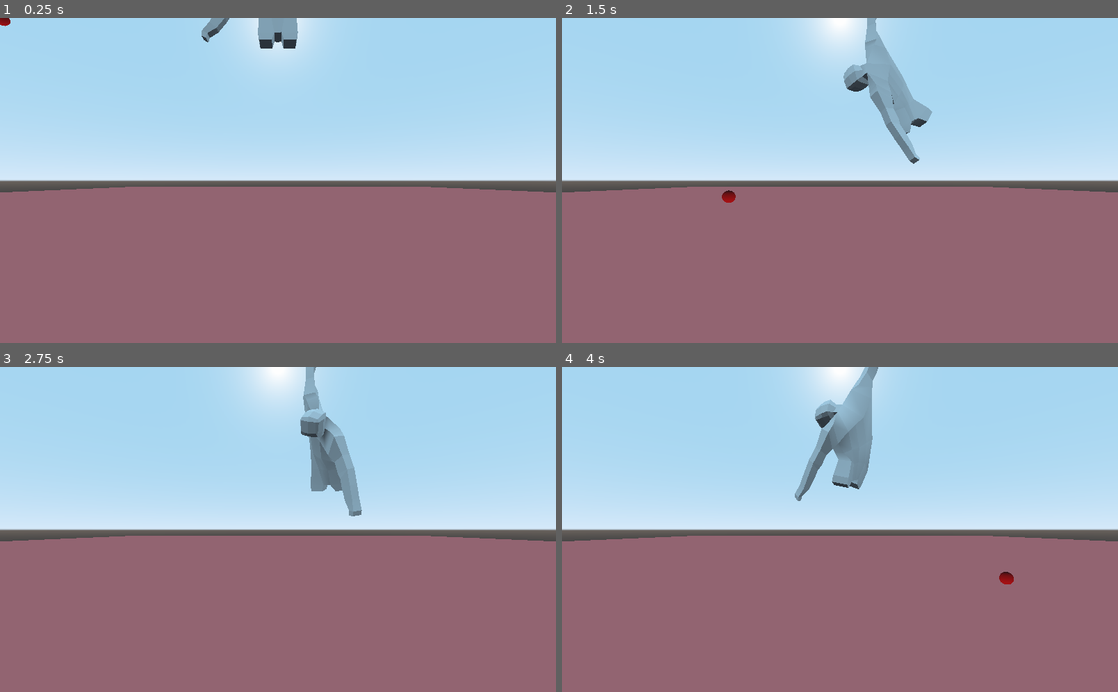
Above: before the commit, frames 1-4 (two rows, left to right).
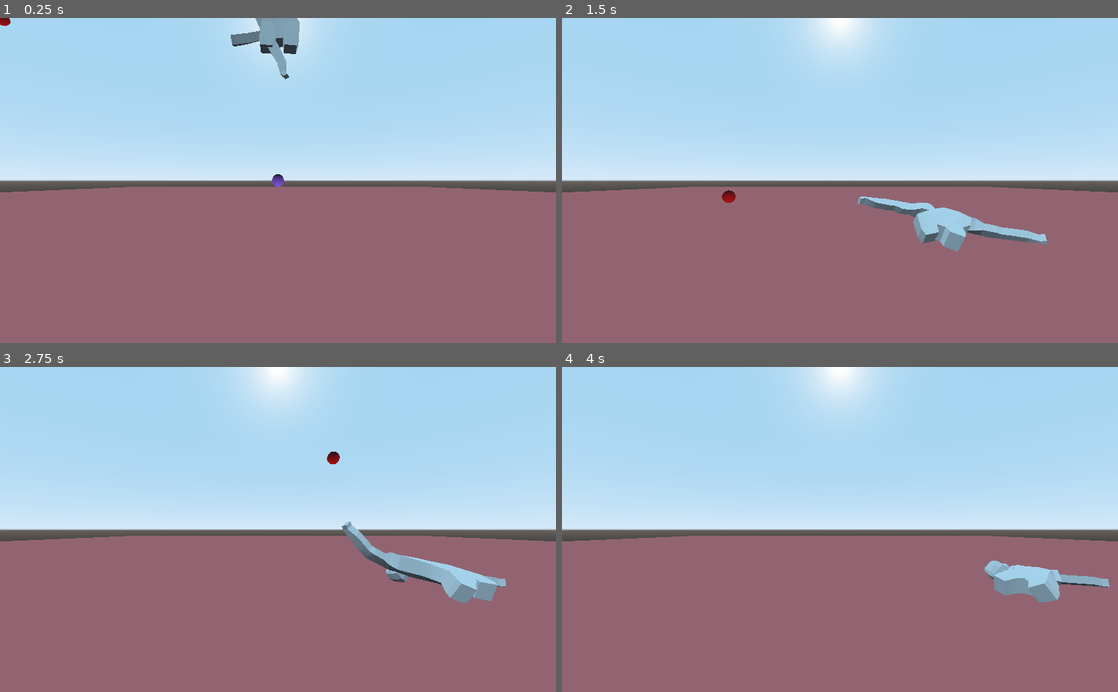
Above: after the commit, the same moments.

Repository: jitspoe/legless
Game: Godot game, scene res://MainScene.tscn
Same seed, same stepped clock (60 frames per second), same inputs: the game is played once before the commit and once after it.
Inputs (mouse positions are in pixels of both pictures, inside the frame that each line leads up to):
- Up to frame 1 (0.25 s): no input
- Up to frame 2 (1.5 s): tap Enter at 0.5 s; move the mouse to (962, 164) at 0.52 s; hold D (move_left_target_right, bound only after the commit) 0.53-1.28 s; click (962, 164) at 0.6 s; move the mouse to (728, 196) at 1.27 s; hold S (move_left_target_down, bound only after the commit) from 1.28 s (still down); click (728, 196) at 1.35 s
- Up to frame 3 (2.75 s): move the mouse to (333, 458) at 2.02 s; release S (move_left_target_down, bound only after the commit) at 2.03 s; hold D (move_left_target_right, bound only after the commit) from 2.03 s (still down); click (333, 458) at 2.1 s
- Up to frame 4 (4 s): move the mouse to (812, 594) at 2.77 s; release D (move_left_target_right, bound only after the commit) at 2.78 s; hold W (move_left_target_up, bound only after the commit) 2.78-3.53 s; click (812, 594) at 2.85 s; move the mouse to (1006, 578) at 3.52 s; hold S (move_left_target_down, bound only after the commit) from 3.53 s (still down); click (1006, 578) at 3.6 s

The runs differ from the first frame. In frame 1, 0.8% of the frame differs, in the area x 36-54%, y 0-52%; in frame 2, 4.4%, in the area x 50-88%, y 0-72%; in frame 3, 4.1%; in frame 4, 4.2%.

Commit message:
Bleh.  Seems I can't use motors, so this might be as far as I go with the ragdoll approach.

Diff:
--- a/Legless_godot/Global.gd
+++ b/Legless_godot/Global.gd
@@ -1 +1,48 @@
 extends Node
+
+var ControllerDevice := 0
+var ControllerDeadzone := 0.8
+
+
+func joy_past_deadzone(joy_val : Vector2, axis_sign : float) -> bool:
+	var length := joy_val.length()
+	if (length > ControllerDeadzone):
+		var axis_positive := joy_val.x * axis_sign
+		var deadzone := (joy_val.normalized() * ControllerDeadzone).x  # Circular deadzone
+		var wedge_deadzone := 0.4142135623730950488016887242097 * abs(joy_val.y) # 1 / tan(3/4 90 degrees).  The slope of 1/8 of a circle
+		if (wedge_deadzone > deadzone):
+			deadzone = wedge_deadzone
+		if (axis_positive > deadzone):
+			return true
+	return false
+
+
+func is_pressed(action : String) -> bool:
+	var is_pressed := false
+	for event in InputMap.get_action_list(action):
+		if event is InputEventKey:
+			is_pressed = Input.is_key_pressed(event.scancode)
+		elif event is InputEventJoypadButton:
+			is_pressed = Input.is_joy_button_pressed(event.device, event.button_index)
+		elif event is InputEventMouseButton:
+			is_pressed = Input.is_mouse_button_pressed(event.button_index)
+		elif event is InputEventJoypadMotion:
+			var axis : int = event.axis
+			var axis_sign := sign(event.axis_value)
+			var axis_val := Input.get_joy_axis(ControllerDevice, event.axis)# * axis_sign
+			var perpendicular_axis_val := 0.0
+			if (axis == JOY_ANALOG_LX):
+				perpendicular_axis_val = Input.get_joy_axis(ControllerDevice, JOY_ANALOG_LY)
+			elif (axis == JOY_ANALOG_LY):
+				perpendicular_axis_val = Input.get_joy_axis(ControllerDevice, JOY_ANALOG_LX)
+			elif (axis == JOY_ANALOG_RX):
+				perpendicular_axis_val = Input.get_joy_axis(ControllerDevice, JOY_ANALOG_RY)
+			elif (axis == JOY_ANALOG_RY):
+				perpendicular_axis_val = Input.get_joy_axis(ControllerDevice, JOY_ANALOG_RX)
+			var value_2d := Vector2(axis_val, perpendicular_axis_val)
+			is_pressed = joy_past_deadzone(value_2d, axis_sign)
+		else:
+			continue
+		if is_pressed:
+			return true
+	return false
--- a/Legless_godot/MainScene.gd
+++ b/Legless_godot/MainScene.gd
@@ -1,14 +1,45 @@
 extends Spatial
 
 var RightHandTarget : Vector3
-onready var RightHandPhysicsBone : PhysicalBone = $"legless_man1/Armature/Skeleton/Physical Bone handR"
+onready var RightHandPhysicalBone : PhysicalBone = $"legless_man1/Armature/Skeleton/Physical Bone handR"
+onready var LeftHandPhysicalBone : PhysicalBone = $"legless_man1/Armature/Skeleton/Physical Bone handL"
+onready var RightLowerArmPhysicalBone : PhysicalBone = $"legless_man1/Armature/Skeleton/Physical Bone arm_lowerR"
+onready var LeftLowerArmPhysicalBone : PhysicalBone = $"legless_man1/Armature/Skeleton/Physical Bone arm_lowerL"
+const HAND_MOVE_IMPULSE := 1.0
+const HAND_TARGET_ACCEL := 10.0
+const MAX_TARGET_OFFSET := 5.0
+var LeftHandRelativeToCamera : Vector3
+const HAND_TARGET_SPEED := 5.0
+
 
 func _ready():
+	print(RightLowerArmPhysicalBone.get_property_list())
 	pass
 
 
-func _physics_process(_delta : float):
+func _physics_process(delta : float):
 	var MousePos := get_viewport().get_mouse_position()
 	var ViewportCam := get_viewport().get_camera()
-	var MousePosition3D := ViewportCam.project_position(MousePos, ViewportCam.global_transform.origin.z)
+	var CameraPos := ViewportCam.global_transform.origin
+	var MousePosition3D := ViewportCam.project_position(MousePos, CameraPos.z)
 	$DebugRightHand.global_transform.origin = MousePosition3D
+	MoveHandTowardTarget(RightHandPhysicalBone, MousePosition3D)
+	if Global.is_pressed("move_left_target_left"):
+		LeftHandRelativeToCamera.x -= HAND_TARGET_SPEED * delta
+	if Global.is_pressed("move_left_target_right"):
+		LeftHandRelativeToCamera.x += HAND_TARGET_SPEED * delta
+	if Global.is_pressed("move_left_target_up"):
+		LeftHandRelativeToCamera.y += HAND_TARGET_SPEED * delta
+	if Global.is_pressed("move_left_target_down"):
+		LeftHandRelativeToCamera.y -= HAND_TARGET_SPEED * delta
+	var LeftHandTargetPos := CameraPos + LeftHandRelativeToCamera
+	LeftHandTargetPos.z = 0
+	$DebugLeftHand.global_transform.origin = LeftHandTargetPos
+	MoveHandTowardTarget(LeftHandPhysicalBone, LeftHandTargetPos)
+	#if Global.is_pressed("right_hand_grab"):
+	#	RightLowerArmPhysicalBone.set_param(
+
+
+func MoveHandTowardTarget(Hand : PhysicalBone, Target : Vector3):
+	var DirToTarget := Hand.global_transform.origin.direction_to(Target)
+	Hand.apply_central_impulse(DirToTarget * HAND_MOVE_IMPULSE)
--- a/Legless_godot/MainScene.tscn
+++ b/Legless_godot/MainScene.tscn
@@ -15,6 +15,9 @@
 radial_segments = 10
 rings = 10
 
+[sub_resource type="SpatialMaterial" id=3]
+albedo_color = Color( 0.756863, 0.388235, 0.905882, 1 )
+
 [node name="MainScene" type="Spatial"]
 script = ExtResource( 3 )
 
@@ -30,3 +33,8 @@
 transform = Transform( 1, 0, 0, 0, 1, 0, 0, 0, 1, 1.54395, 1.81283, 0 )
 mesh = SubResource( 2 )
 material/0 = null
+
+[node name="DebugLeftHand" type="MeshInstance" parent="."]
+transform = Transform( 1, 0, 0, 0, 1, 0, 0, 0, 1, 0.540592, 1.81283, 0 )
+mesh = SubResource( 2 )
+material/0 = SubResource( 3 )
--- a/Legless_godot/models/legless_man1.tscn
+++ b/Legless_godot/models/legless_man1.tscn
@@ -50,9 +50,6 @@
 [sub_resource type="CapsuleShape" id=12]
 radius = 0.0331763
 height = 0.137795
-
-[sub_resource type="BoxShape" id=13]
-extents = Vector3( 0.294902, 0.168462, 0.210336 )
 
 [node name="legless_man1" instance=ExtResource( 1 )]
 script = ExtResource( 2 )
@@ -184,10 +181,10 @@
 collision_layer = 2
 joint_type = 2
 joint_offset = Transform( 1, 0, 0, 0, 1, 0, 0, 0, 1, -0.000895176, -0.0882281, -0.000173661 )
-body_offset = Transform( 1, 2.29251e-10, 9.70522e-17, -2.2925e-10, 1, -3.75805e-14, 4.52323e-16, -6.77334e-17, 1, 0.000895176, 0.0882281, 0.000173661 )
+body_offset = Transform( 1, 2.29251e-10, 9.71566e-16, -2.2925e-10, 1, -4.10239e-14, 4.52323e-16, -6.77334e-17, 1, 0.000895176, 0.0882281, 0.000173661 )
 bone_name = "clav.R"
-joint_constraints/swing_span = 10.16
-joint_constraints/twist_span = 10.0
+joint_constraints/swing_span = 8.0
+joint_constraints/twist_span = 3.0
 joint_constraints/bias = 0.3
 joint_constraints/softness = 0.8
 joint_constraints/relaxation = 1.0
@@ -250,8 +247,8 @@
 transform = Transform( -0.767364, 0.641211, 5.70256e-07, -0.641211, -0.767364, 3.61865e-07, 6.69625e-07, -8.79719e-08, 1, 0.520617, 0.0488342, -0.000808045 )
 collision_layer = 2
 joint_type = 2
-joint_offset = Transform( 1, 0, 0, 0, 1, 0, 0, 0, 1, 2.28129e-07, -0.0317411, 0.000807986 )
-body_offset = Transform( 1, -2.3803e-08, 2.17773e-14, 2.38029e-08, 1, -1.73405e-14, -4.95766e-15, 1.47871e-13, 1, -2.28885e-07, 0.0317411, -0.000807986 )
+joint_offset = Transform( 1, 0, 0, 0, 1, 0, 0, 0, 1, 2.4485e-07, -0.0317411, 0.000807986 )
+body_offset = Transform( 1, -2.3803e-08, 2.17773e-14, 2.38029e-08, 1, -1.73405e-14, -4.95766e-15, 1.62082e-13, 1, -2.45606e-07, 0.0317411, -0.000807986 )
 bone_name = "hand.R"
 joint_constraints/swing_span = 20.0
 joint_constraints/twist_span = 5.0
@@ -268,10 +265,10 @@
 collision_layer = 2
 joint_type = 2
 joint_offset = Transform( 1, 0, 0, 0, 1, 0, 0, 0, 1, 0.00123504, -0.0544236, -0.00017366 )
-body_offset = Transform( 1, -2.29251e-10, -6.95652e-15, 2.2925e-10, 1, -2.85074e-14, -4.52323e-16, -6.77334e-17, 1, -0.00123504, 0.0544236, 0.00017366 )
+body_offset = Transform( 1, -2.29251e-10, -8.26829e-15, 2.2925e-10, 1, -3.36725e-14, -4.52323e-16, -6.77334e-17, 1, -0.00123504, 0.0544236, 0.00017366 )
 bone_name = "clav.L"
-joint_constraints/swing_span = 10.16
-joint_constraints/twist_span = 10.0
+joint_constraints/swing_span = 8.0
+joint_constraints/twist_span = 3.0
 joint_constraints/bias = 0.3
 joint_constraints/softness = 0.8
 joint_constraints/relaxation = 1.0
@@ -298,11 +295,11 @@
 shape = SubResource( 9 )
 
 [node name="Physical Bone arm_lowerL" type="PhysicalBone" parent="Armature/Skeleton" index="14"]
-transform = Transform( -0.266495, -0.598327, 0.755636, -0.156533, -0.746711, -0.646467, 0.95104, -0.290562, 0.105337, -0.428197, 0.167276, 0.00571082 )
+transform = Transform( -0.266495, -0.598327, 0.755636, -0.156533, -0.746711, -0.646467, 0.95104, -0.290562, 0.105337, -0.422978, 0.163298, 0.00718779 )
 collision_layer = 2
 joint_type = 3
-joint_offset = Transform( 1, 0, 0, 0, 1, 0, 0, 0, 1, -0.0359271, -0.0938571, 0.0112584 )
-body_offset = Transform( 0.093326, -0.0549283, -0.99412, 0.294639, 0.955278, -0.0251221, 0.95104, -0.290562, 0.105336, 0.00938976, 0.100528, 0.00571087 )
+joint_offset = Transform( 1, 0, 0, 0, 1, 0, 0, 0, 1, -0.0365636, -0.0932755, 0.00458779 )
+body_offset = Transform( 0.093326, -0.0549283, -0.99412, 0.294639, 0.955278, -0.0251221, 0.95104, -0.290562, 0.105336, 0.00284969, 0.0999924, 0.00718784 )
 bone_name = "arm_lower.L"
 joint_constraints/angular_limit_enabled = true
 joint_constraints/angular_limit_upper = 160.0
@@ -316,11 +313,11 @@
 shape = SubResource( 10 )
 
 [node name="Physical Bone handL" type="PhysicalBone" parent="Armature/Skeleton" index="15"]
-transform = Transform( -0.767364, -0.641211, -5.70256e-07, 0.641211, -0.767364, 3.61865e-07, -6.69625e-07, -8.79719e-08, 1, -0.520616, 0.048834, -0.000808045 )
-collision_layer = 2
-joint_type = 2
-joint_offset = Transform( 1, 0, 0, 0, 1, 0, 0, 0, 1, 8.14259e-08, -0.0317411, 0.000807986 )
-body_offset = Transform( 1, 2.3803e-08, -3.55297e-15, -2.38029e-08, 1, -3.91503e-14, 4.95766e-15, 1.83398e-13, 1, -8.06704e-08, 0.0317411, -0.000807986 )
+transform = Transform( -0.767364, -0.641211, -5.70256e-07, 0.641211, -0.767364, 3.61865e-07, -6.69625e-07, -8.79719e-08, 1, -0.520616, 0.0488341, -0.000808045 )
+collision_layer = 2
+joint_type = 2
+joint_offset = Transform( 1, 0, 0, 0, 1, 0, 0, 0, 1, 6.23163e-08, -0.0317411, 0.000807986 )
+body_offset = Transform( 1, 2.3803e-08, -3.55297e-15, -2.38029e-08, 1, -3.91503e-14, 4.95766e-15, 1.97609e-13, 1, -6.15608e-08, 0.0317411, -0.000807986 )
 bone_name = "hand.L"
 joint_constraints/swing_span = 20.0
 joint_constraints/twist_span = 5.0
@@ -357,17 +354,3 @@
 __meta__ = {
 "_editor_description_": ""
 }
-
-[node name="PinJoint" type="PinJoint" parent="." index="2"]
-transform = Transform( 1, 0, 0, 0, 1, 0, 0, 0, 1, 0.514778, 0.047845, 0 )
-nodes/node_a = NodePath("../Armature/Skeleton/Physical Bone handR")
-nodes/node_b = NodePath("../StaticBody")
-params/bias = 0.99
-params/impulse_clamp = 41.46
-
-[node name="StaticBody" type="StaticBody" parent="." index="3"]
-transform = Transform( 1, 0, 0, 0, 1, 0, 0, 0, 1, 0.58706, -0.0385777, 0 )
-
-[node name="CollisionShape" type="CollisionShape" parent="StaticBody" index="0"]
-transform = Transform( 1, 0, 0, 0, 1, 0, 0, 0, 1, 0, -0.197316, 0 )
-shape = SubResource( 13 )
--- a/Legless_godot/project.godot
+++ b/Legless_godot/project.godot
@@ -25,11 +25,40 @@
 "events": [ Object(InputEventMouseButton,"resource_local_to_scene":false,"resource_name":"","device":-1,"alt":false,"sh …(213 unchanged characters)…
  ]
 }
+move_left_target_up={
+"deadzone": 0.5,
+"events": [ Object(InputEventKey,"resource_local_to_scene":false,"resource_name":"","device":0,"alt":false,"shift":false,"control":false,"meta":false,"command":false,"pressed":false,"scancode":87,"unicode":0,"echo":false,"script":null)
+ ]
+}
+move_left_target_down={
+"deadzone": 0.5,
+"events": [ Object(InputEventKey,"resource_local_to_scene":false,"resource_name":"","device":0,"alt":false,"shift":false,"control":false,"meta":false,"command":false,"pressed":false,"scancode":83,"unicode":0,"echo":false,"script":null)
+ ]
+}
+move_left_target_left={
+"deadzone": 0.5,
+"events": [ Object(InputEventKey,"resource_local_to_scene":false,"resource_name":"","device":0,"alt":false,"shift":false,"control":false,"meta":false,"command":false,"pressed":false,"scancode":65,"unicode":0,"echo":false,"script":null)
+ ]
+}
+move_left_target_right={
+"deadzone": 0.5,
+"events": [ Object(InputEventKey,"resource_local_to_scene":false,"resource_name":"","device":0,"alt":false,"shift":false,"control":false,"meta":false,"command":false,"pressed":false,"scancode":68,"unicode":0,"echo":false,"script":null)
+ ]
+}
+left_hand_grab={
+"deadzone": 0.5,
+"events": [ Object(InputEventKey,"resource_local_to_scene":false,"resource_name":"","device":0,"alt":false,"shift":false,"control":false,"meta":false,"command":false,"pressed":false,"scancode":32,"unicode":0,"echo":false,"script":null)
+ ]
+}
 
 [layer_names]
 
 3d_physics/layer_1="world"
 3d_physics/layer_2="charcter ragdoll"
+
+[network]
+
+limits/debugger_stdout/max_chars_per_second=20480
 
 [physics]
 
Not shown: 1 places in Legless_godot/MainScene.tscn that only renumber resources
Not shown: 1 places in Legless_godot/models/legless_man1.tscn that only renumber resources
